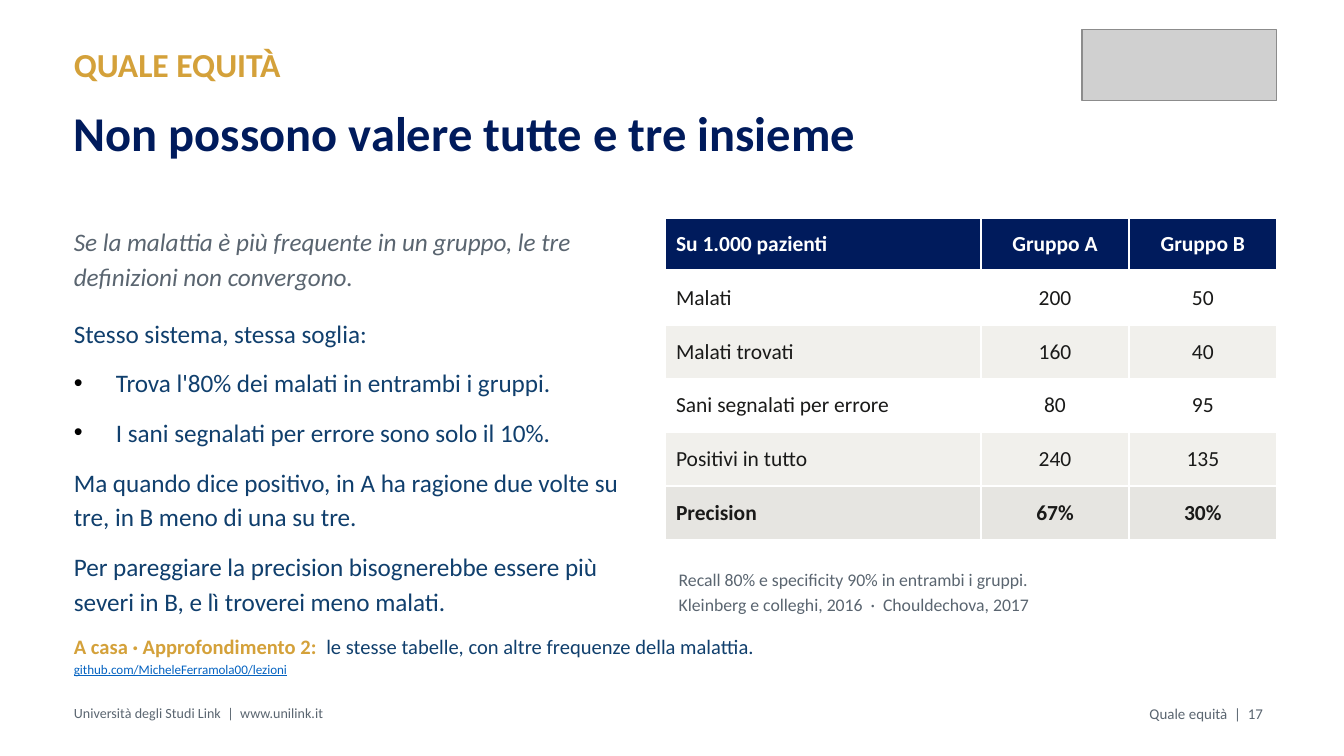
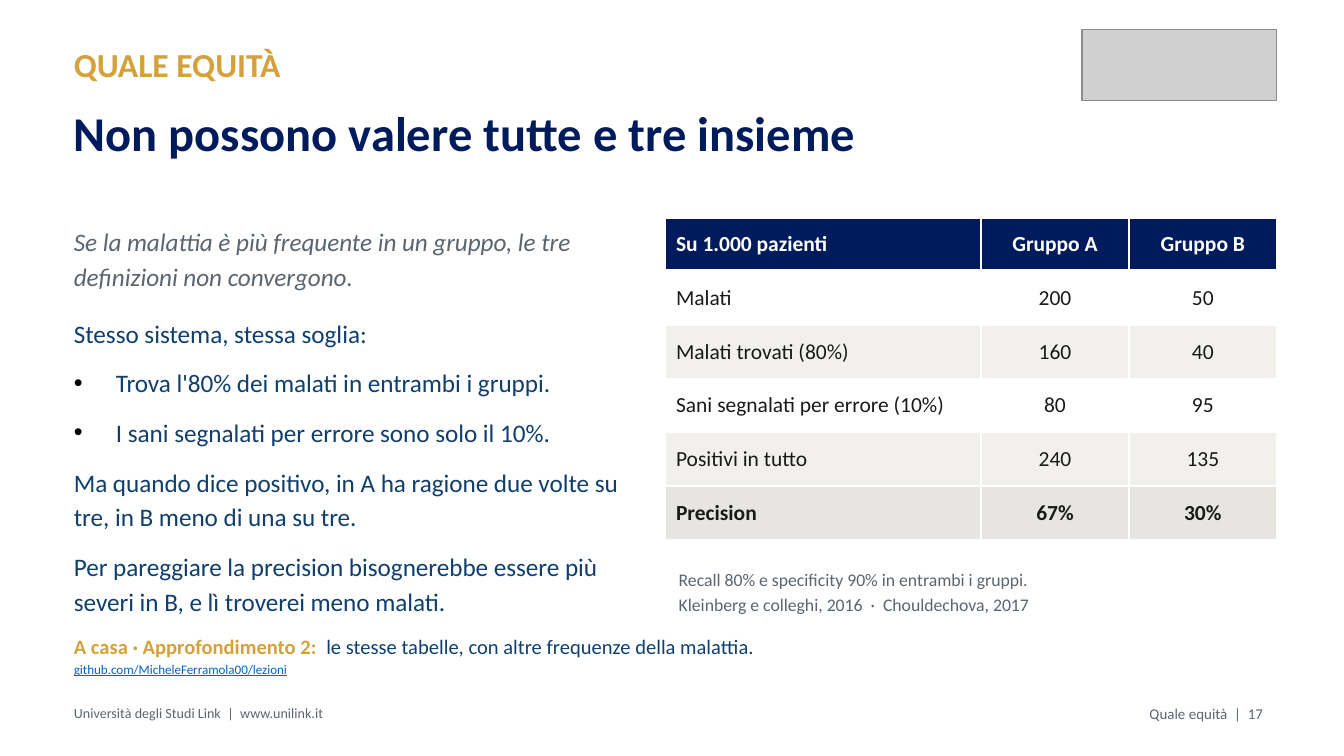
Before and after one commit to MicheleFerramola00/lezioni, a slide deck: slide 20 of slide/M2.4_Ferramola_slide.pptx. Drawn at 1344x756 pixels with LibreOffice and Linux fonts; fonts in the diff are those of the drawing; grey boxes stand for pictures. Boxes give left, top, right and bottom in pixels: in the first picture for what was removed or moved away, otherwise in the second. Text is boxed around its words. In the diff, an @@ line names an element or a change of style, - is before the commit and + after.

```diff
--- a/slide/M2.4_Ferramola_slide.pptx
+++ b/slide/M2.4_Ferramola_slide.pptx
@@ table at (665, 218, 1277, 540) @@
-row 3, column 1: Malati trovati
+row 3, column 1: Malati trovati (80%)
-row 4, column 1: Sani segnalati per errore
+row 4, column 1: Sani segnalati per errore (10%)
```
Also in this commit, not shown: 12 other slides changed.
